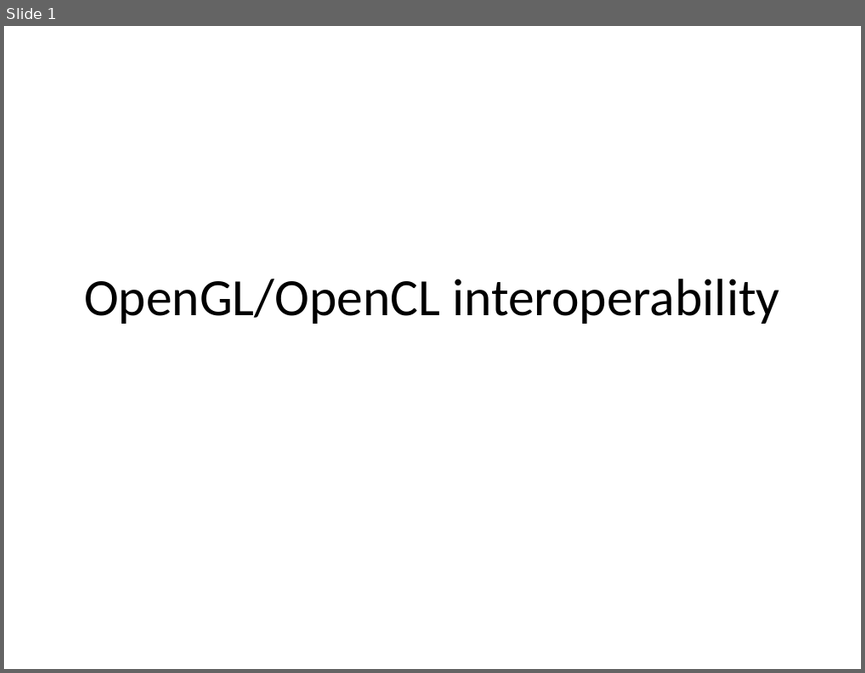
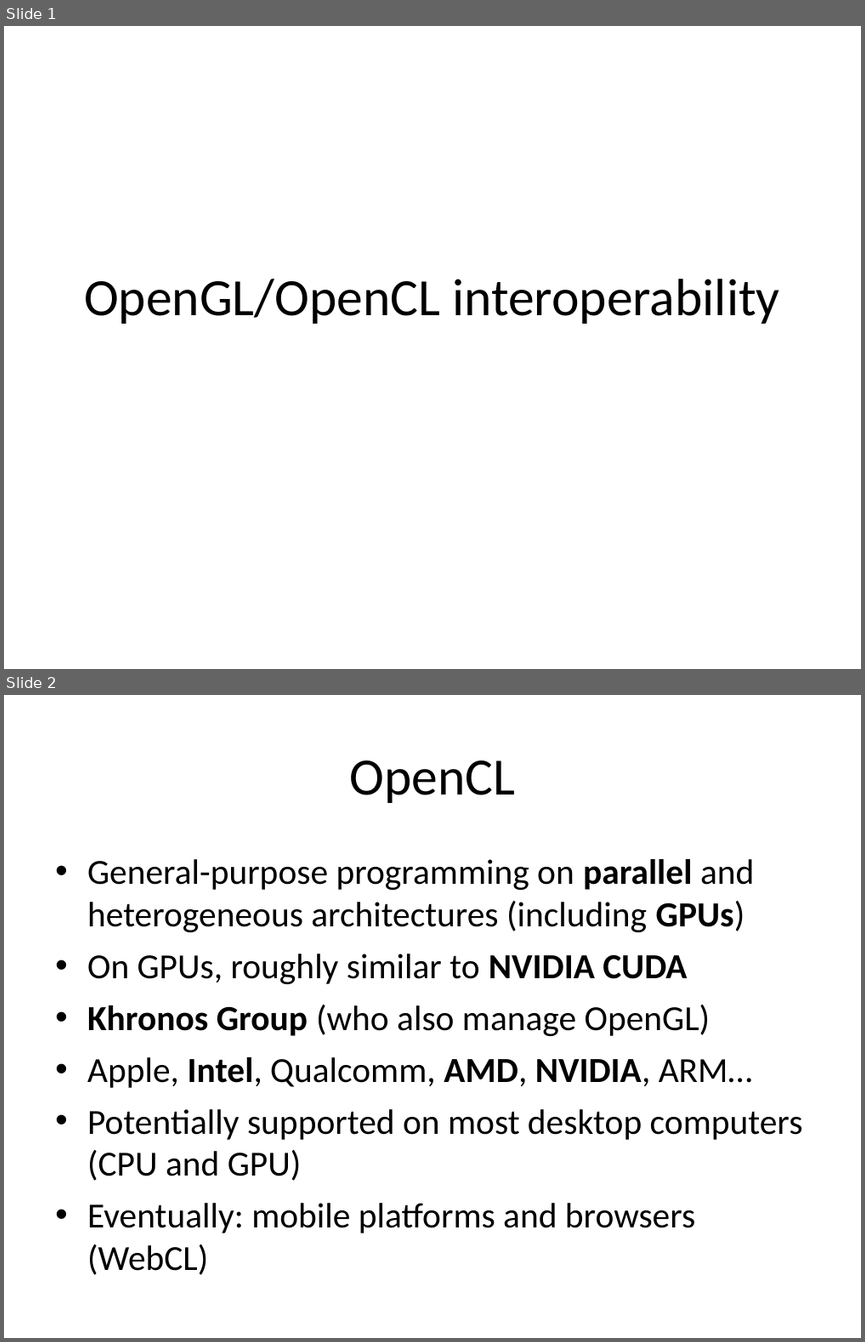
Before and after one commit to vispy/codecamp-esrf-2014, a slide deck: cr/7-glcl/glcl.ppt. Shown one above the other, each under a label of ours: slide 1 before the commit, slides 1 and 2 after it. The pictures are 865x673 and 865x1342 pixels, drawn with LibreOffice and Linux fonts; fonts in the diff are those of the drawing. Boxes give left, top, right and bottom in pixels: in the first picture for what was removed or moved away, otherwise in the second. Text is boxed around its words. In the diff, an @@ line names an element or a change of style, - is before the commit and + after.

```diff
--- a/cr/7-glcl/glcl.ppt
+++ b/cr/7-glcl/glcl.ppt
@@ slide 2 added at [4, 695, 861, 1338], background #FFFFFF @@
@@ title added at [349, 760, 515, 803], 44 pt, text #000000 @@
+OpenCL
@@ text added at [87, 859, 803, 1275], 29.6 pt, text #000000 @@
+• General-purpose programming on parallel and heterogeneous architectures (including GPUs)
+• On GPUs, roughly similar to NVIDIA CUDA
+• Khronos Group (who also manage OpenGL)
+• Apple, Intel, Qualcomm, AMD, NVIDIA, ARM…
+• Potentially supported on most desktop computers (CPU and GPU)
+• Eventually: mobile platforms and browsers (WebCL)
```
Also in this commit, not shown: 4 other slides added, 1 slide removed.
